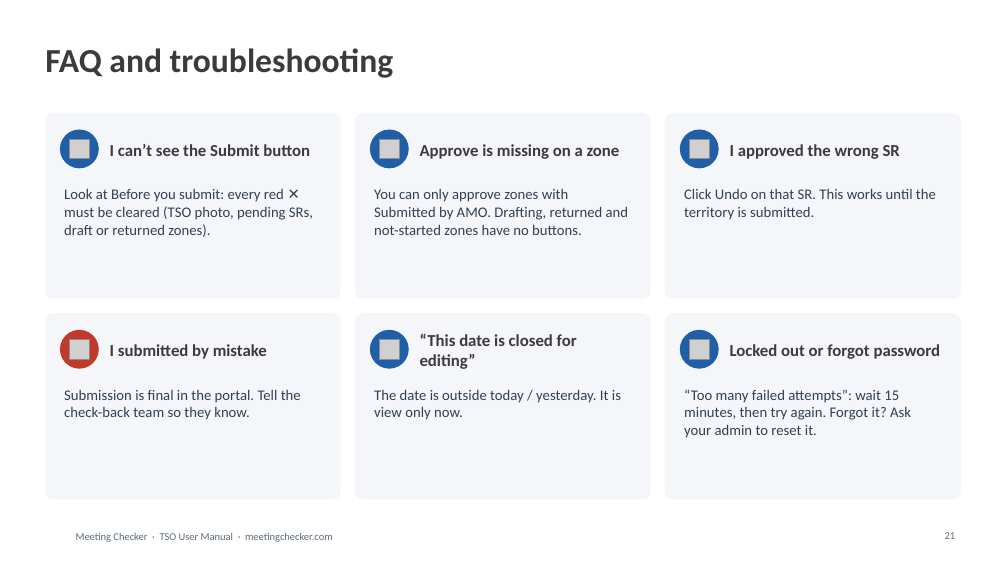
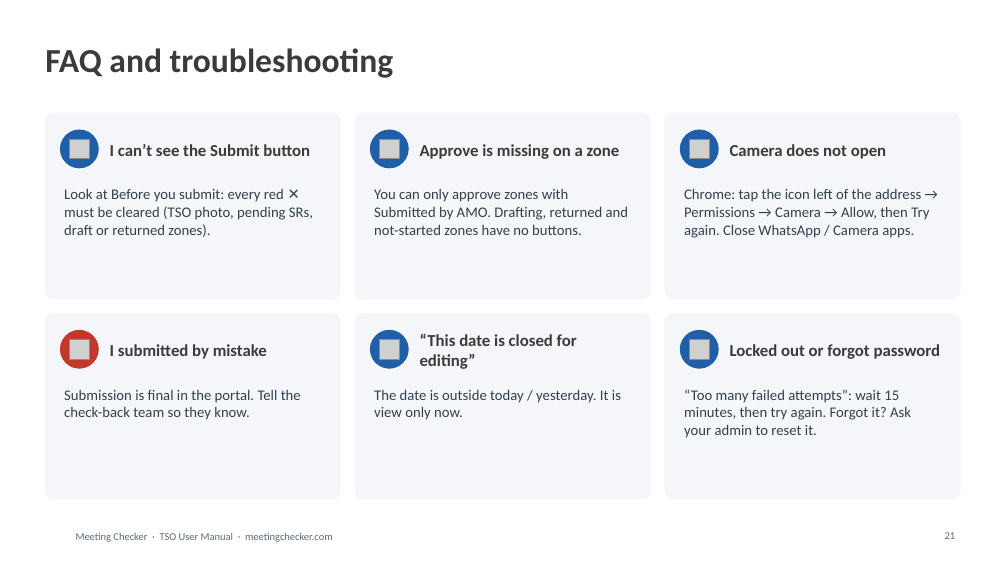
Before and after one commit to asefameerador96-ctrl/Meeting-Checker, a slide deck: slide 21 of docs/user-manuals/Meeting_Checker_TSO_User_Manual.pptx. Drawn at 1008x567 pixels with LibreOffice and Linux fonts; fonts in the diff are those of the drawing; grey boxes stand for pictures; background and template pictures are left out. Boxes give left, top, right and bottom in pixels: in the first picture for what was removed or moved away, otherwise in the second. Text is boxed around its words. In the diff, an @@ line names an element or a change of style, - is before the commit and + after.

```diff
--- a/docs/user-manuals/Meeting_Checker_TSO_User_Manual.pptx
+++ b/docs/user-manuals/Meeting_Checker_TSO_User_Manual.pptx
@@ text at [730,144,886,159]: text changed @@
-I approved the wrong SR
+Camera does not open
@@ text at [684,188,929,238]: text changed @@
-Click Undo on that SR. This works until the territory is submitted.
+Chrome: tap the icon left of the address → Permissions → Camera → Allow, then Try again. Close WhatsApp / Camera apps.
```
Also in this commit, not shown: 3 other slides changed, 24 other files.
